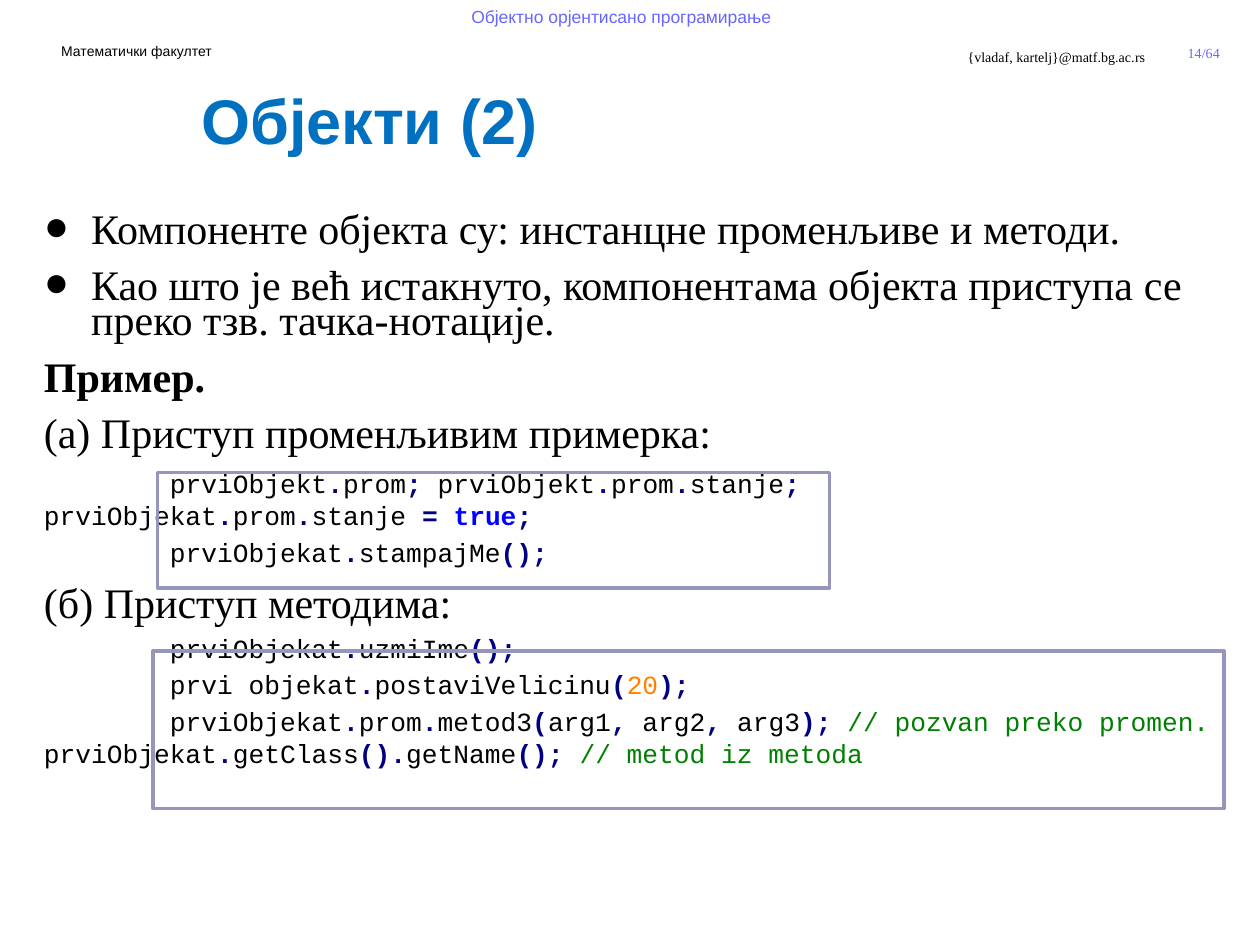
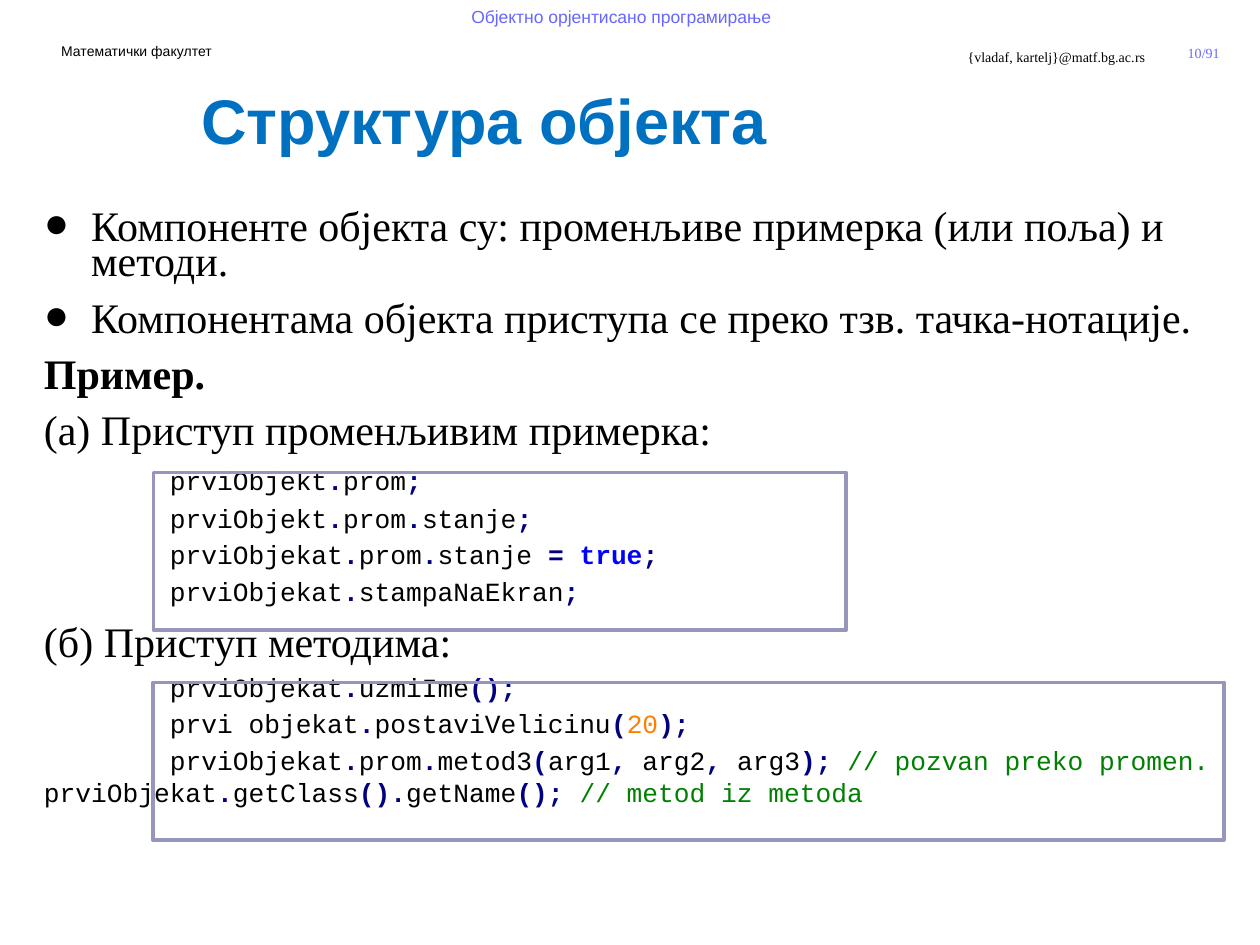
Before and after one commit to MatfOOP/OOP, a slide deck: slide 10 of predavanja/prezentacije/OOP09-Klase u Javi.pptx (slide 14 before the commit). Drawn at 1260x945 pixels with LibreOffice and Linux fonts; fonts in the diff are those of the drawing; background and template pictures are left out. Boxes give left, top, right and bottom in pixels: in the first picture for what was removed or moved away, otherwise in the second. Text is boxed around its words. In the diff, an @@ line names an element or a change of style, - is before the commit and + after.

```diff
--- a/predavanja/prezentacije/OOP09-Klase u Javi.pptx
+++ b/predavanja/prezentacije/OOP09-Klase u Javi.pptx
@@ page number at (1188, 49, 1220, 58): text changed @@
-14/64
+10/91
@@ text at (201, 98, 766, 156): text changed @@
-Објекти (2)
+Структура објекта
@@ text at (91, 211, 1191, 342): text changed @@
-● Компоненте објекта су: инстанцне променљиве и методи.
-● Као што је већ истакнуто, компонентама објекта приступа се преко тзв. тачка-нотације.
+● Компоненте објекта су: променљиве примерка (или поља) и методи.
+● Компонентама објекта приступа се преко тзв. тачка-нотације.
@@ rectangle: place and size @@
-rectangle at (158, 472, 829, 588)
+rectangle at (154, 472, 847, 630)
@@ text at (170, 472, 659, 607): text changed @@
-prviObjekt.prom; prviObjekt.prom.stanje; prviObjekat.prom.stanje = true;
-prviObjekat.stampajMe();
+prviObjekt.prom;
+prviObjekt.prom.stanje;
+prviObjekat.prom.stanje = true;
+prviObjekat.stampaNaEkran;
@@ rectangle: place and size @@
-rectangle at (152, 651, 1223, 809)
+rectangle at (152, 683, 1223, 840)
```
Also in this commit, not shown: 25 other slides changed, 27 slides added, 4 other files.
